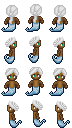
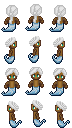
Two versions of the same layered image (72 x 128). Layer-by-layer changes:
painted on "tail" over [25, 26, 40, 96]
